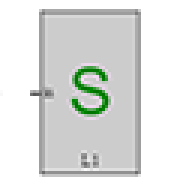
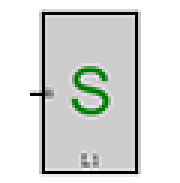
Comparing the layer stacks of the two 180 x 183 images. Changes:
added layer "Layer 3" above "Shape 4" over [30, 93, 42, 96]
added layer "Shape 4" above "Shape 3" over [42, 12, 45, 174]
added layer "Shape 3" above "Shape 2" over [42, 171, 135, 174]
added layer "Shape 2" above "Shape 1" over [135, 12, 138, 174]
added layer "Shape 1" above "Layer 2" over [42, 12, 135, 15]
painted on "Layer 2", masked it over [0, 9, 141, 177]
hid "Background" over [0, 9, 141, 177]
